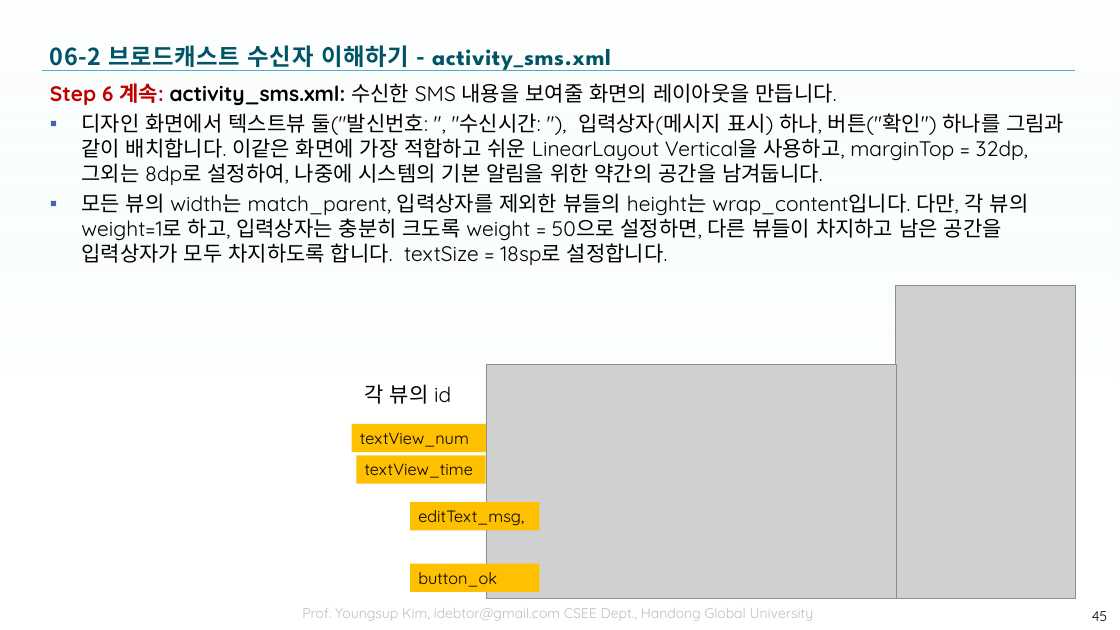
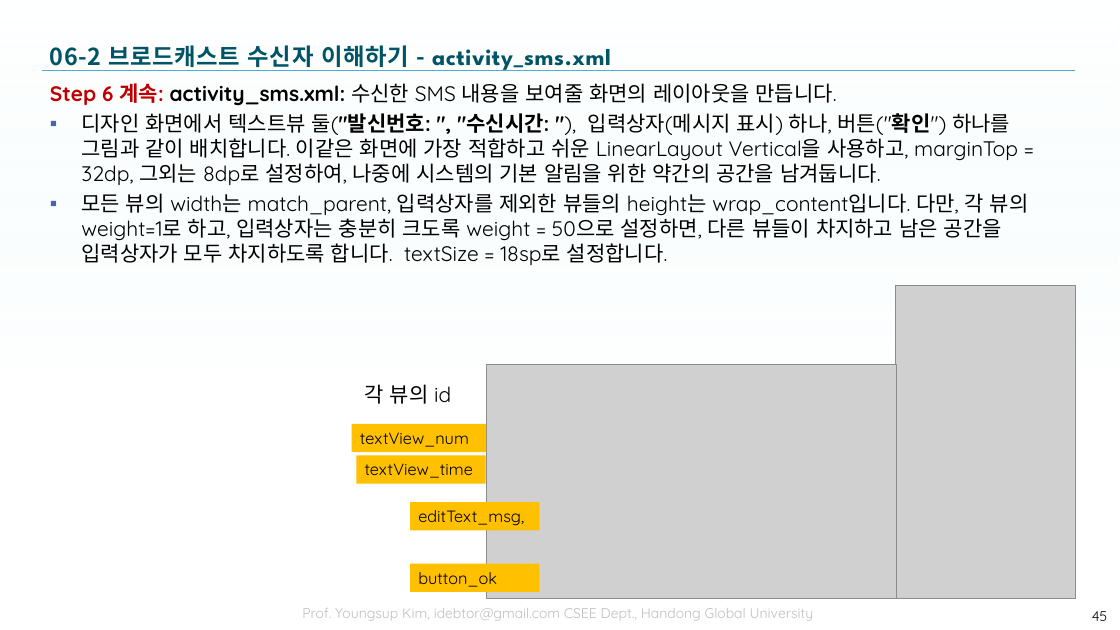
Before and after one commit to tae7841/HuStarAS, a slide deck: slide 45 of ppts/06Service.pptx. Drawn at 1120x630 pixels with LibreOffice and Linux fonts; fonts in the diff are those of the drawing; grey boxes stand for pictures; background and template pictures are left out. Boxes give left, top, right and bottom in pixels: in the first picture for what was removed or moved away, otherwise in the second. Text is boxed around its words. In the diff, an @@ line names an element or a change of style, - is before the commit and + after.

```diff
--- a/ppts/06Service.pptx
+++ b/ppts/06Service.pptx
@@ text at (x1=81, y1=113, x2=1018, y2=185): bold on in "둘("발신번호: ", "수신시간: "), 버튼("확인")" @@
```
Also in this commit, not shown: 8 other slides changed.
